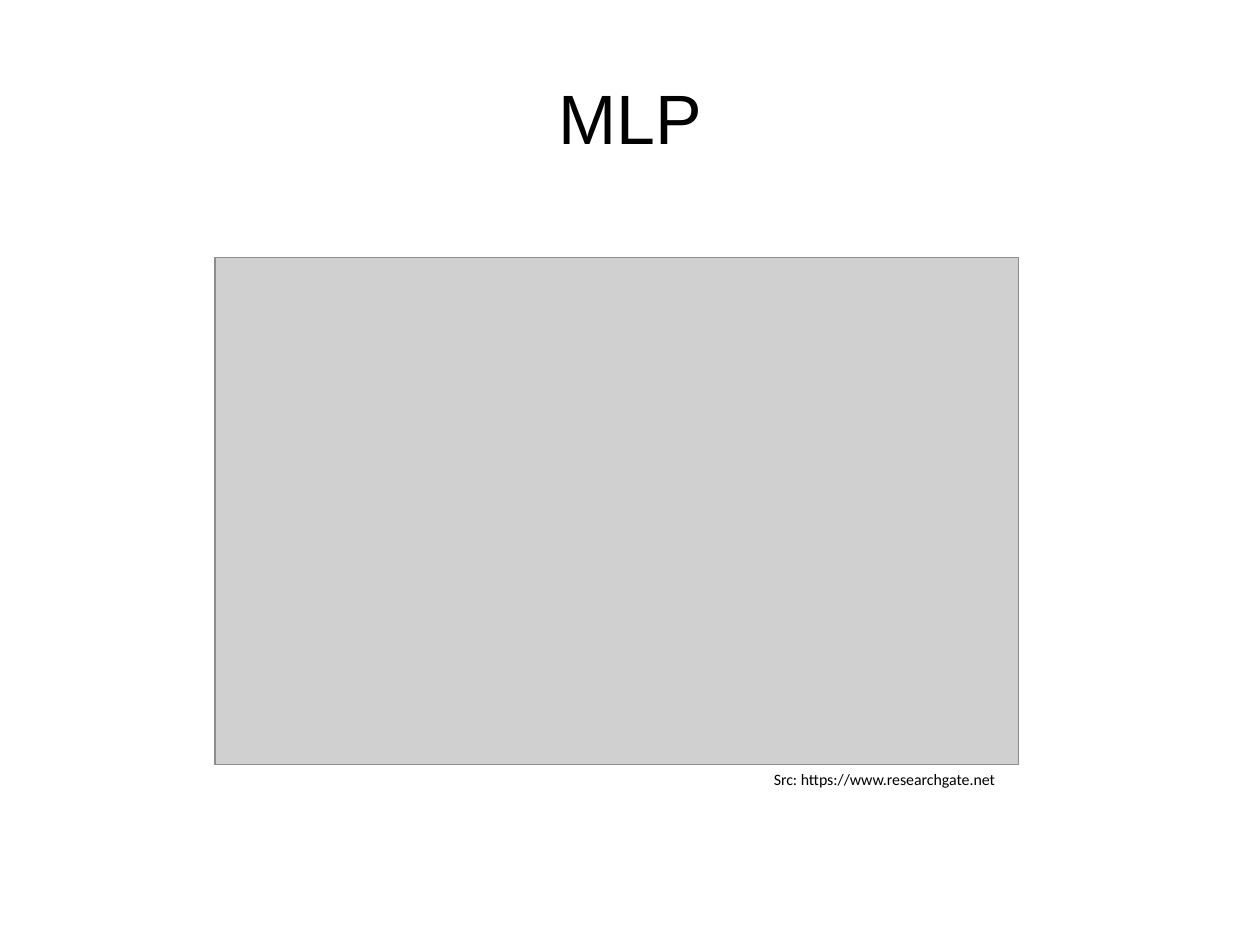
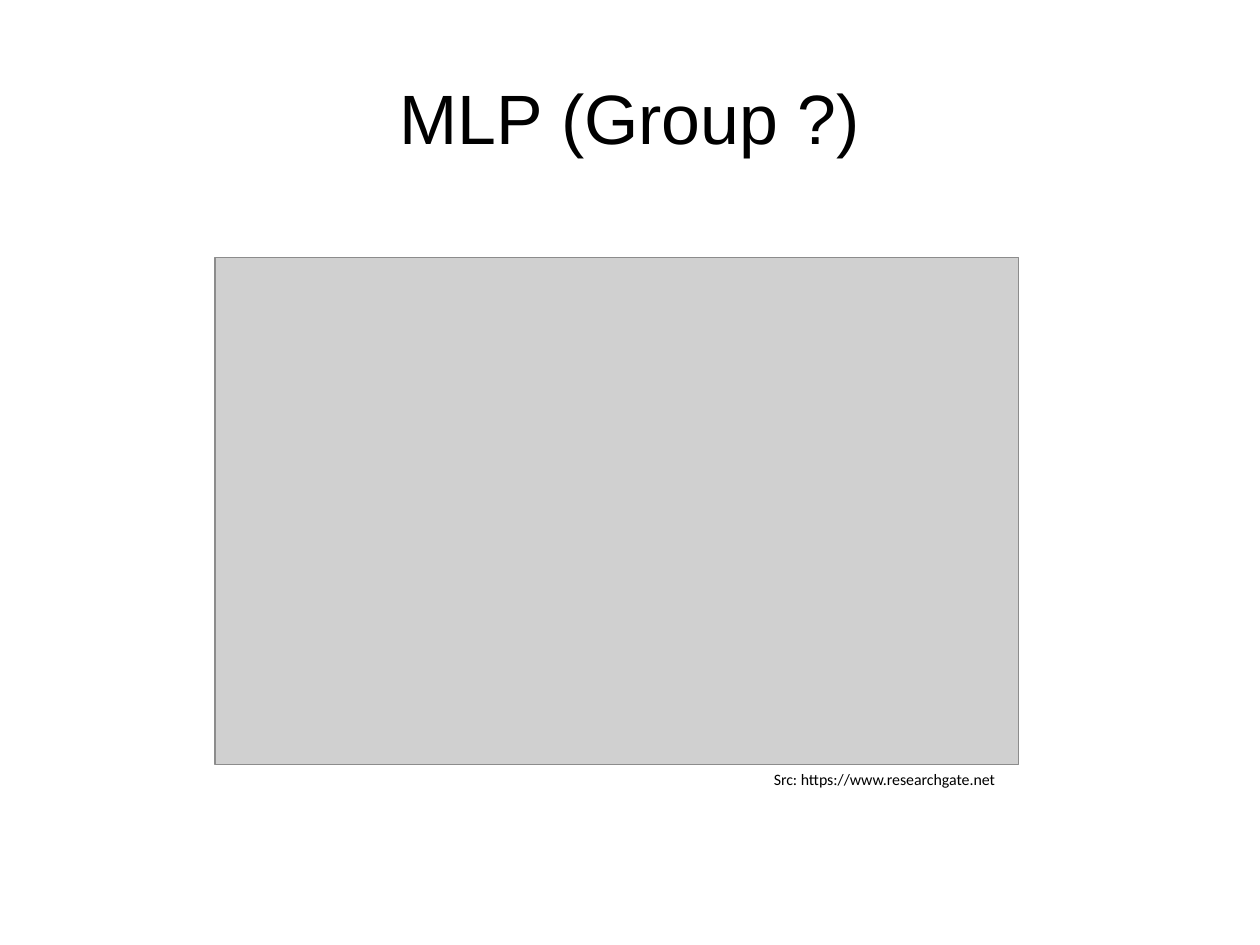
Before and after one commit to lukaszbinden/jmcs-pattern-recognition, a slide deck: slide 1 of Exercise_2b/presentation.pptx. Drawn at 1260x945 pixels with LibreOffice and Linux fonts; fonts in the diff are those of the drawing; grey boxes stand for pictures. Boxes give left, top, right and bottom in pixels: in the first picture for what was removed or moved away, otherwise in the second. Text is boxed around its words. In the diff, an @@ line names an element or a change of style, - is before the commit and + after.

```diff
--- a/Exercise_2b/presentation.pptx
+++ b/Exercise_2b/presentation.pptx
@@ title at (x1=399, y1=93, x2=778, y2=157): text changed @@
-MLP
+MLP (Group ?)
```
Also in this commit, not shown: 3 other slides changed, 1 slide added, 1 slide removed.
